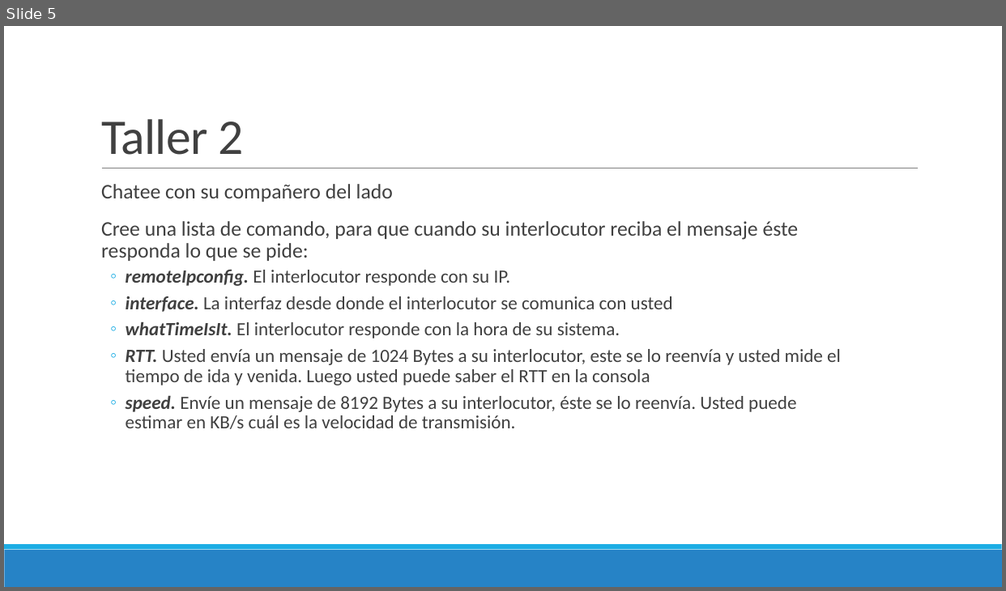
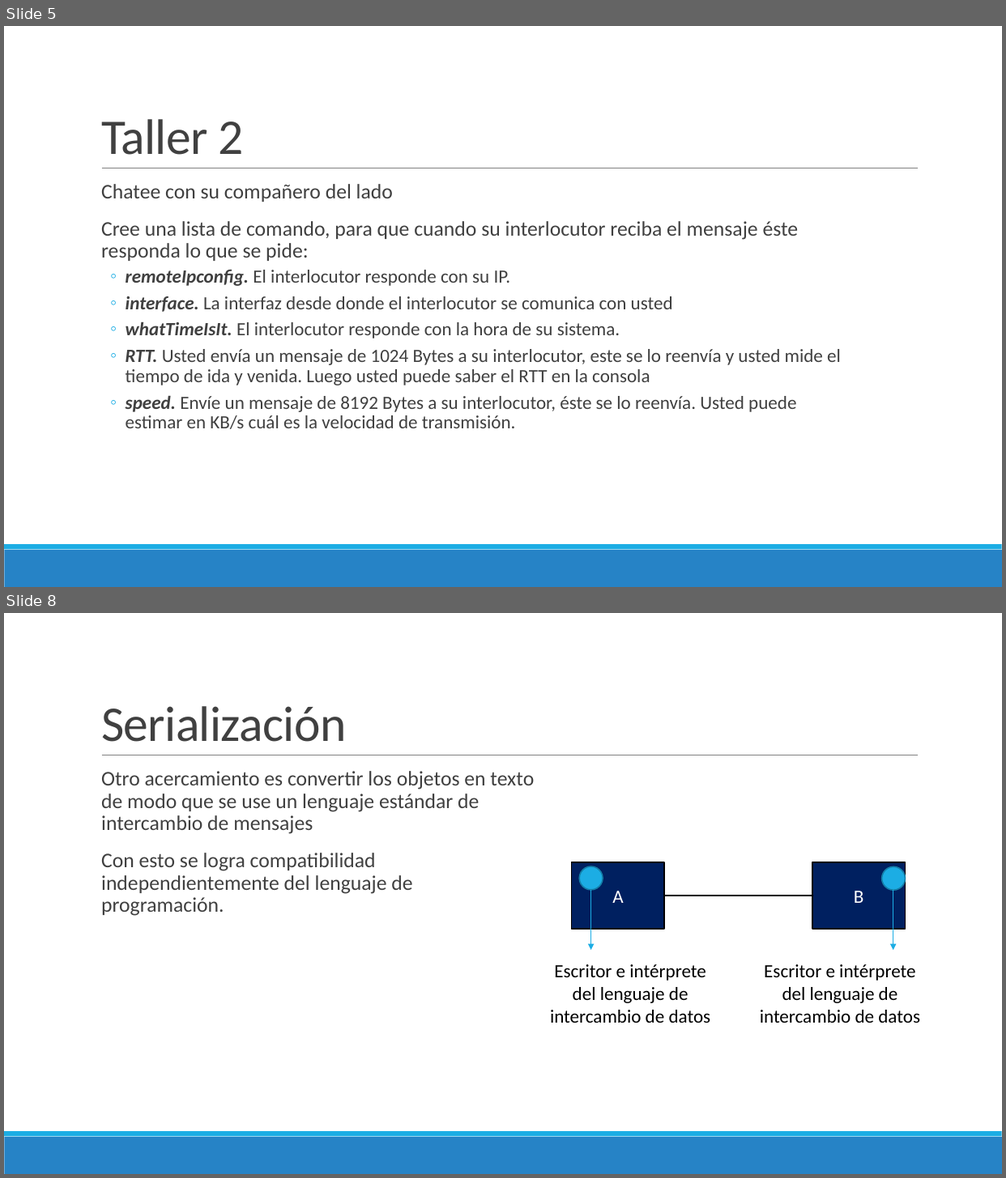
Before and after one commit to Domiciano/ProgramacionEnRed191, a slide deck: Semana 4/Presentación.pptx. Shown one above the other, each under a label of ours: slide 5 before the commit, slides 5 and 8 after it; the slides between them are not shown. The pictures are 1006x591 and 1006x1178 pixels, drawn with LibreOffice and Linux fonts; fonts in the diff are those of the drawing. Boxes give left, top, right and bottom in pixels: in the first picture for what was removed or moved away, otherwise in the second. Text is boxed around its words. In the diff, an @@ line names an element or a change of style, - is before the commit and + after.

```diff
--- a/Semana 4/Presentación.pptx
+++ b/Semana 4/Presentación.pptx
@@ slide 8 added at bbox=[4, 613, 1002, 1174], background #FFFFFF; not listed: 3 template elements that a slide beside it also shows @@
@@ title added at bbox=[101, 706, 346, 742], 48 pt, text #404040 @@
+Serialización
@@ text added at bbox=[101, 771, 534, 916], 20 pt, text #404040 @@
+  Otro acercamiento es convertir los objetos en texto de modo que se use un lenguaje estándar de intercambio de mensajes
+  Con esto se logra compatibilidad independientemente del lenguaje de programación.
@@ rectangle added at bbox=[572, 863, 664, 929], fill #002060, outline #000000 1.25 pt, 18 pt, text #FFFFFF @@
+A
@@ ellipse added at bbox=[580, 867, 603, 890], fill #1CADE4, outline #1580A9 1.25 pt @@
@@ rectangle added at bbox=[812, 863, 906, 929], fill #002060, outline #000000 1.25 pt, 18 pt, text #FFFFFF @@
+B
@@ ellipse added at bbox=[882, 867, 906, 890], fill #1CADE4, outline #1580A9 1.25 pt @@
@@ arrow added from (591, 890) to (591, 950), #1CADE4 1 pt @@
@@ line added from (664, 896) to (812, 896), #000000 1 pt @@
@@ arrow added from (893, 890) to (893, 951), #1CADE4 1 pt @@
@@ text added at bbox=[550, 965, 711, 1023], 18 pt, text #000000 @@
+Escritor e intérprete del lenguaje de intercambio de datos
@@ text added at bbox=[760, 965, 920, 1023], 18 pt, text #000000 @@
+Escritor e intérprete del lenguaje de intercambio de datos
```
Also in this commit, not shown: 10 other slides added, 2 other files.
